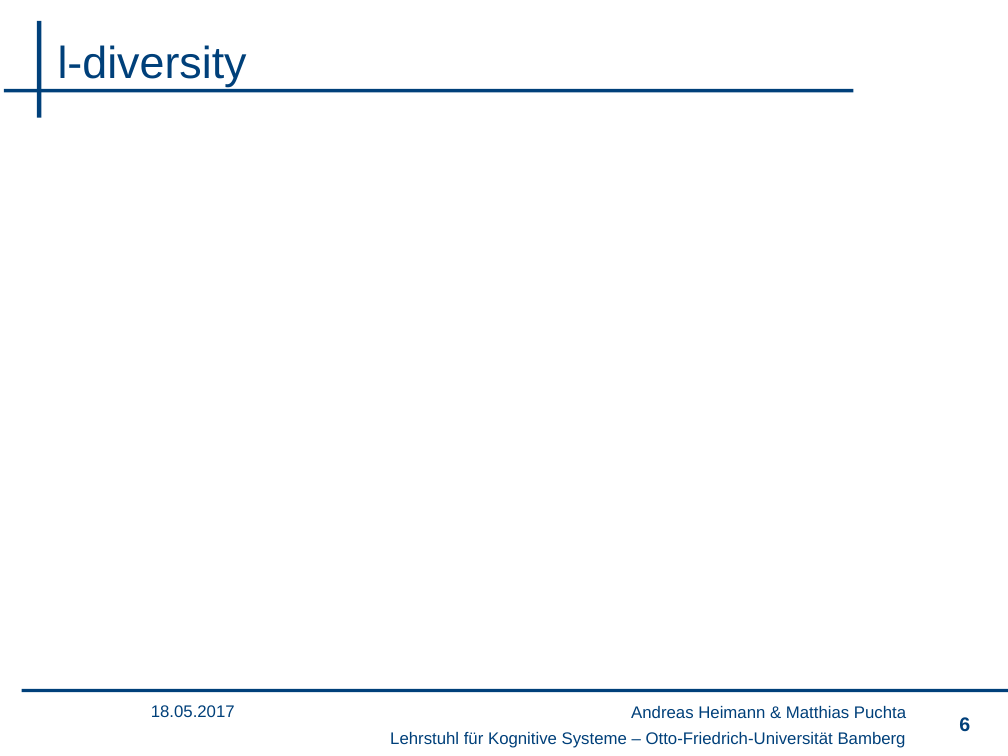
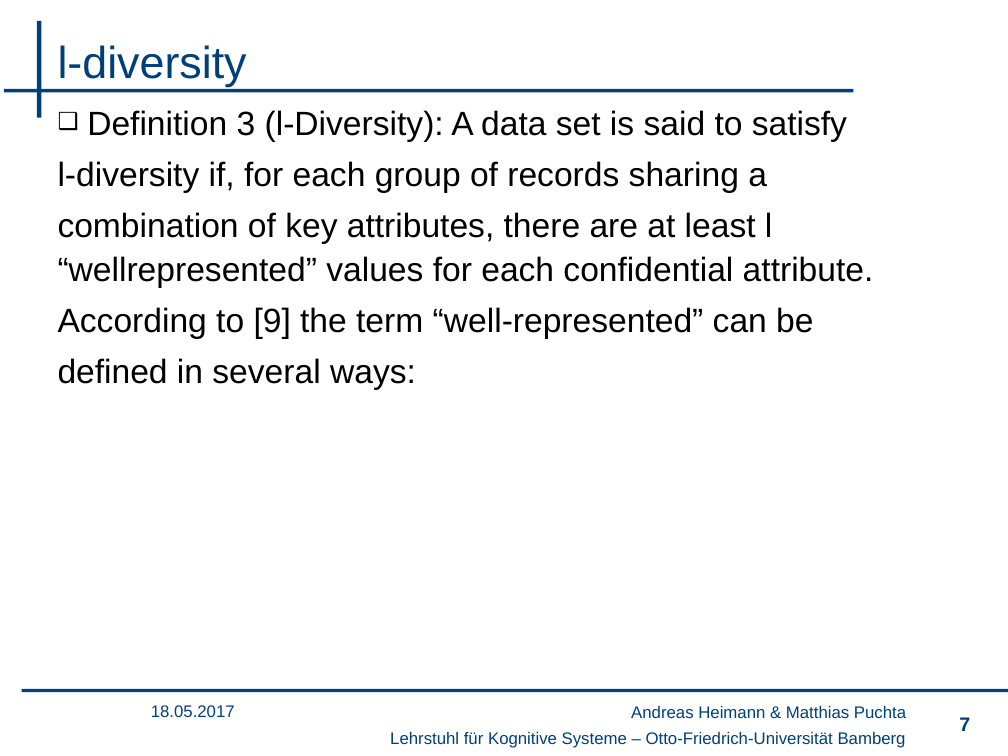
Before and after one commit to wsgan001/PSI-MSem, a slide deck: slide 7 of presentation/sicherheits.pptx (slide 6 before the commit). Drawn at 1008x756 pixels with LibreOffice and Linux fonts; fonts in the diff are those of the drawing; background and template pictures are left out. Boxes give left, top, right and bottom in pixels: in the first picture for what was removed or moved away, otherwise in the second. Text is boxed around its words. In the diff, an @@ line names an element or a change of style, - is before the commit and + after.

```diff
--- a/presentation/sicherheits.pptx
+++ b/presentation/sicherheits.pptx
@@ text added at <box>58,110,874,390</box>, 24 pt, text #000000 @@
+❑ Definition 3 (l-Diversity): A data set is said to satisfy
+l-diversity if, for each group of records sharing a
+combination of key attributes, there are at least l “wellrepresented” values for each confidential attribute.
+According to [9] the term “well-represented” can be
+defined in several ways:
@@ page number at <box>959,717,970,731</box>: text changed @@
-6
+7
```
Also in this commit, not shown: 3 other slides changed, 4 slides added, 1 other file.
